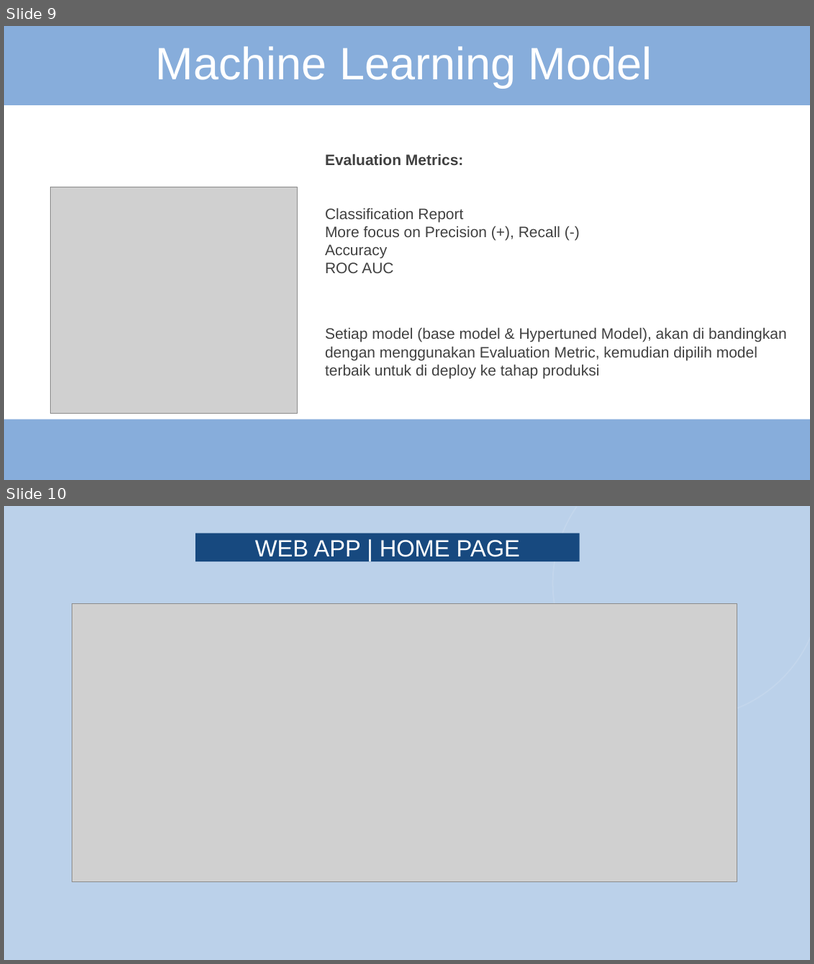
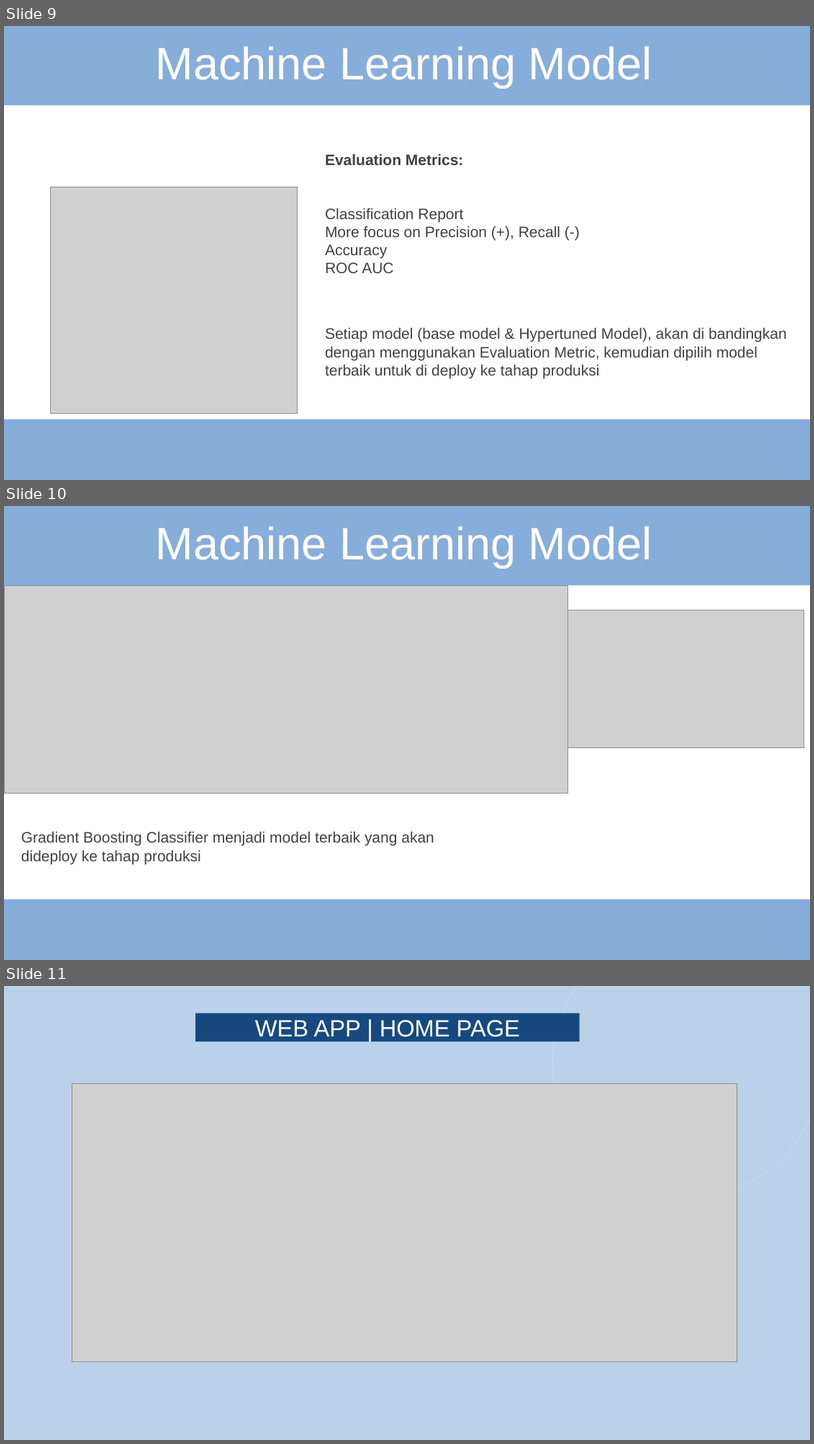
Before and after one commit to abdurrahmanshidiq/FINAL_PROJECT_FIX, a slide deck: PPT-M.Abdurrahman Shidiq.pptx. Shown one above the other, each under a label of ours: slides 9 and 10 before the commit, slides 9, 10 and 11 after it. The pictures are 814x964 and 814x1444 pixels, drawn with LibreOffice and Linux fonts; fonts in the diff are those of the drawing; grey boxes stand for pictures; background and template pictures are left out. Boxes give left, top, right and bottom in pixels: in the first picture for what was removed or moved away, otherwise in the second. Text is boxed around its words. In the diff, an @@ line names an element or a change of style, - is before the commit and + after.

```diff
--- a/PPT-M.Abdurrahman Shidiq.pptx
+++ b/PPT-M.Abdurrahman Shidiq.pptx
@@ slide 10 added at bbox=[4, 506, 810, 960], background #FFFFFF; not listed: 3 template elements that a slide beside it also shows @@
@@ rectangle added at bbox=[4, 506, 810, 585], fill #87ADDB @@
@@ text added at bbox=[156, 526, 653, 568], 54 pt, text #FFFFFF @@
+Machine Learning Model
@@ picture added at bbox=[4, 586, 568, 793] @@
@@ picture added at bbox=[568, 610, 805, 748] @@
@@ text added at bbox=[21, 831, 435, 864], 18 pt, text #404040 @@
+Gradient Boosting Classifier menjadi model terbaik yang akan dideploy ke tahap produksi
@@ rectangle added at bbox=[4, 898, 810, 960], fill #87ADDB @@
@@ what was slide 10 is now slide 11 @@
```
Also in this commit, not shown: 1 slide changed, 4 other files.
